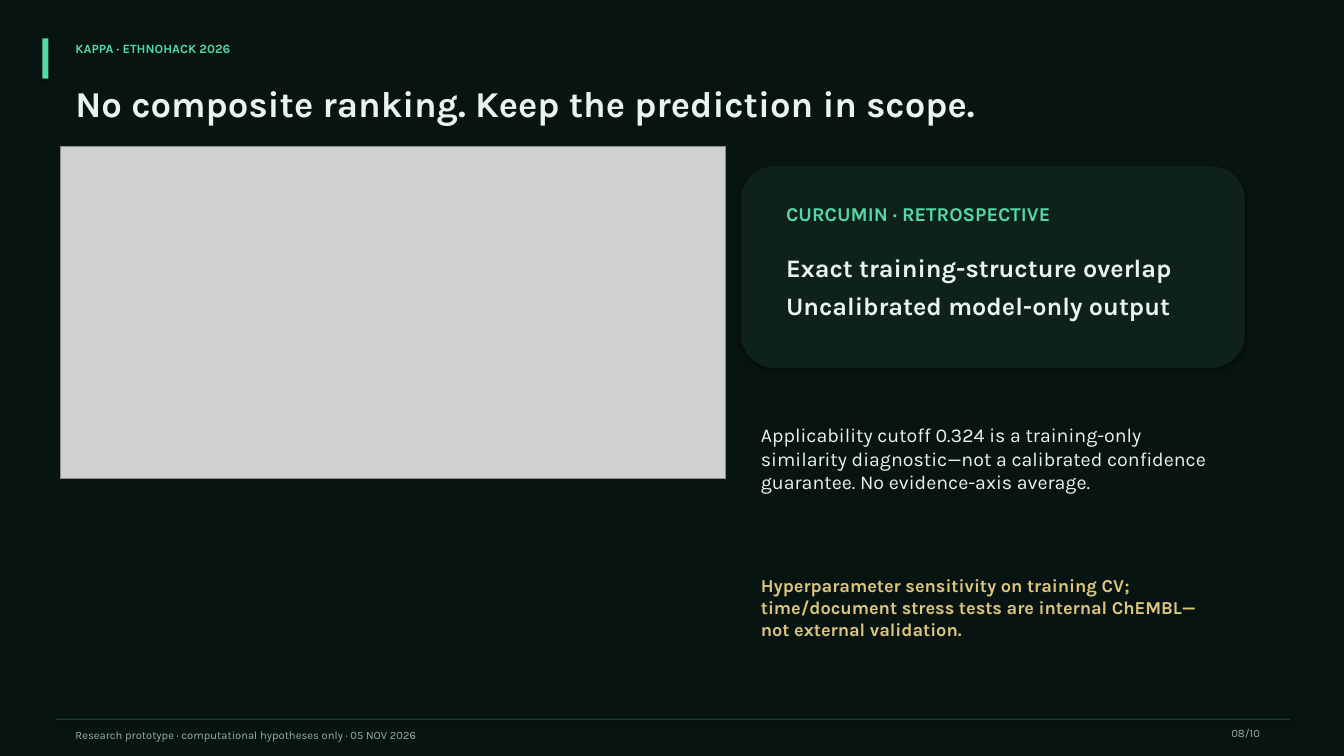
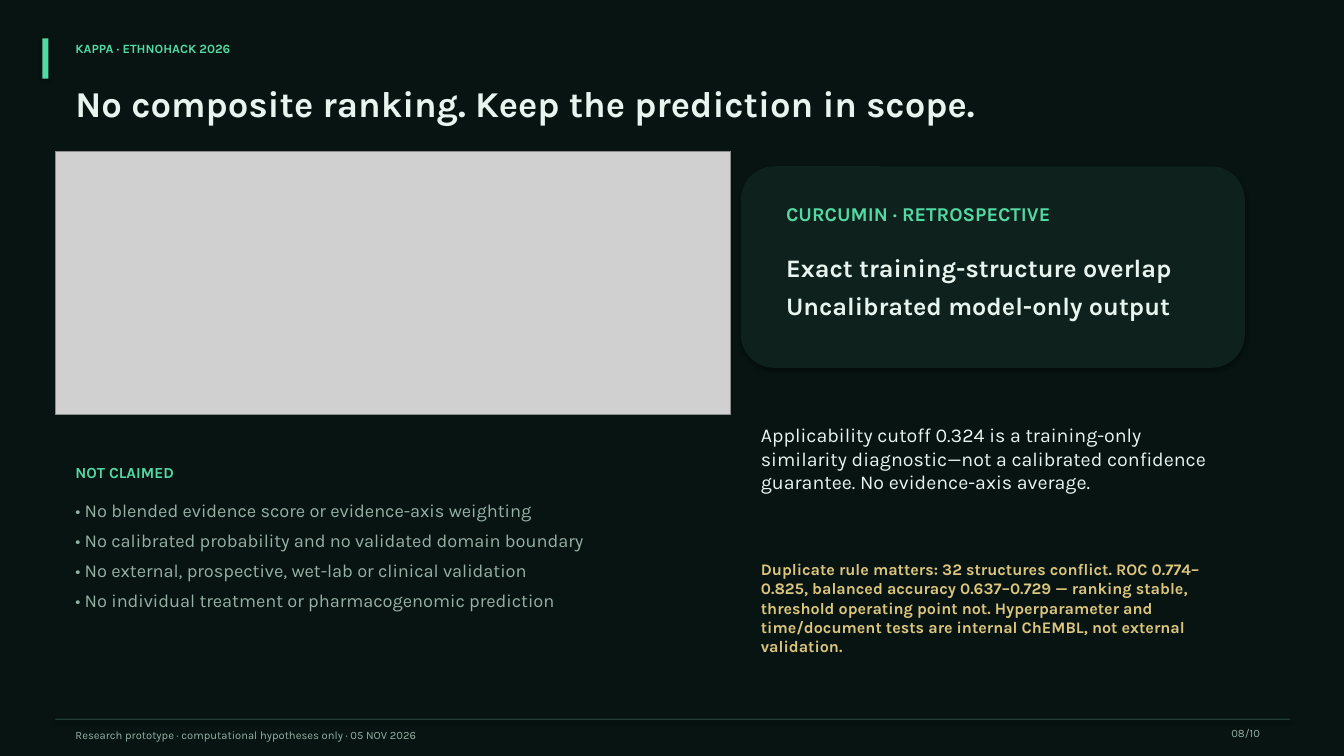
Before and after one commit to AdemolaTolulope/kappa-ethnohack2026, a slide deck: slide 8 of presentation/KAPPA_pitch_deck.pptx. Drawn at 1344x756 pixels with LibreOffice and Linux fonts; fonts in the diff are those of the drawing; grey boxes stand for pictures. Boxes give left, top, right and bottom in pixels: in the first picture for what was removed or moved away, otherwise in the second. Text is boxed around its words. In the diff, an @@ line names an element or a change of style, - is before the commit and + after.

Commit message:
Add duplicate-aggregation sensitivity, OOD control, competitive landscape, technical assessment, integrity audit and readiness docs

```diff
--- a/presentation/KAPPA_pitch_deck.pptx
+++ b/presentation/KAPPA_pitch_deck.pptx
@@ picture: place and size @@
-picture at box(60, 146, 726, 479)
+picture at box(55, 151, 731, 414)
@@ text added at box(75, 468, 174, 478), 11 pt, text #52D9A4, bold @@
+NOT CLAIMED
@@ text added at box(85, 504, 583, 612), 13 pt, text #97B1A4 @@
+• No blended evidence score or evidence-axis weighting
+• No calibrated probability and no validated domain boundary
+• No external, prospective, wet-lab or clinical validation
+• No individual treatment or pharmacogenomic prediction
@@ text at box(761, 563, 1200, 652): text changed; size 13 to 11.5 pt @@
-Hyperparameter sensitivity on training CV; time/document stress tests are internal ChEMBL—not external validation.
+Duplicate rule matters: 32 structures conflict. ROC 0.774–0.825, balanced accuracy 0.637–0.729 — ranking stable, threshold operating point not. Hyperparameter and time/document tests are internal ChEMBL, not external validation.
```
Also in this commit, not shown: 34 other files.
